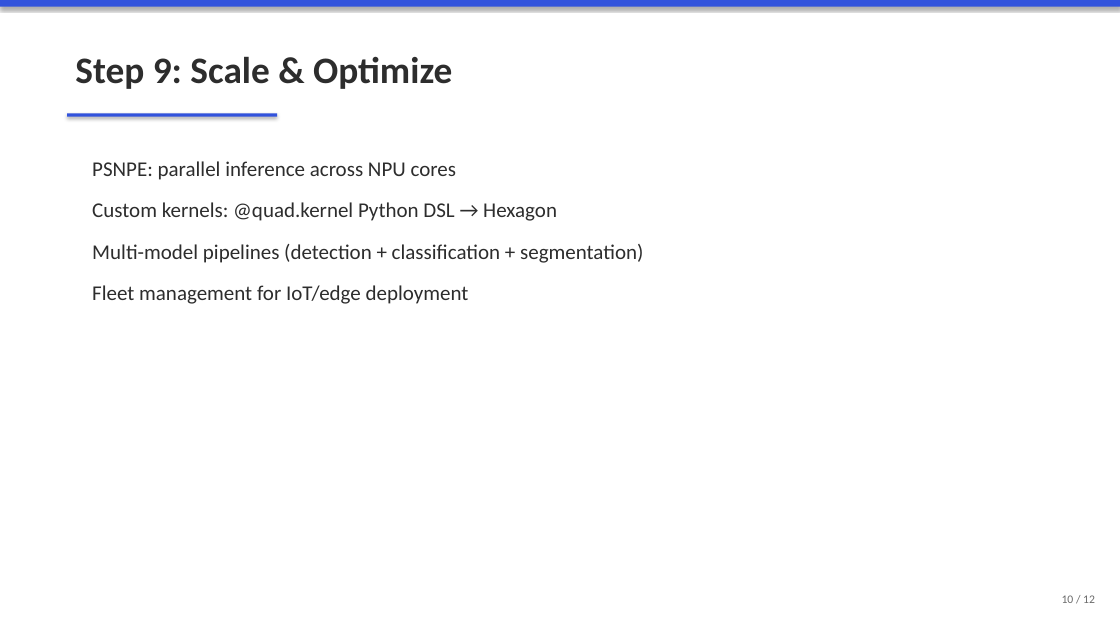
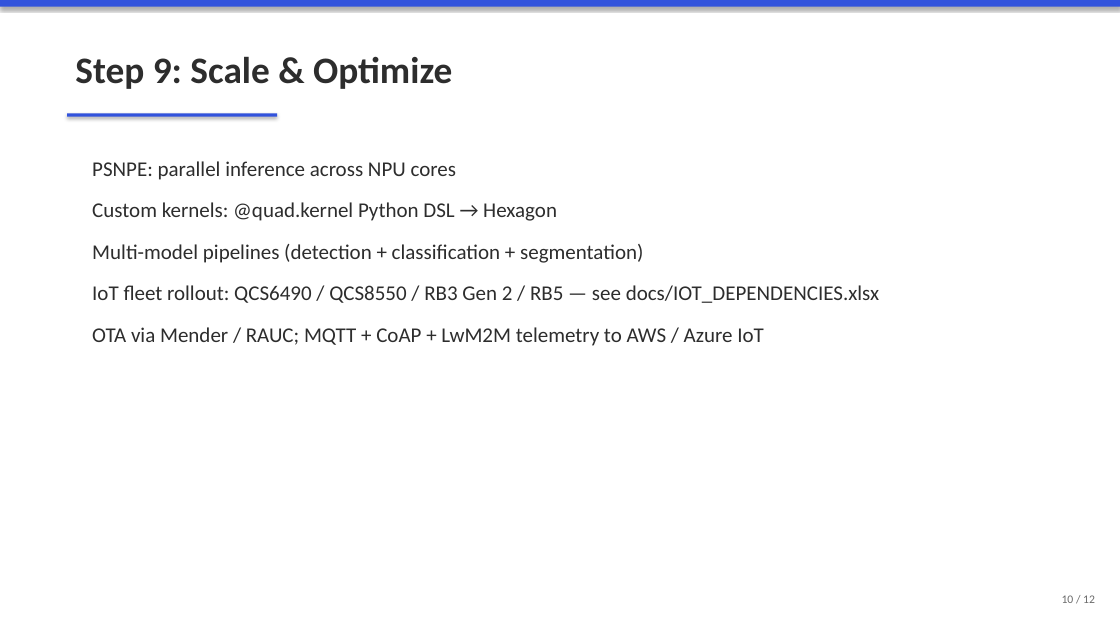
Before and after one commit to pkr465/QUAD, a slide deck: slide 10 of docs/QUAD_User_Journey.pptx. Drawn at 1120x630 pixels with LibreOffice and Linux fonts; fonts in the diff are those of the drawing. Boxes give left, top, right and bottom in pixels: in the first picture for what was removed or moved away, otherwise in the second. Text is boxed around its words. In the diff, an @@ line names an element or a change of style, - is before the commit and + after.

```diff
--- a/docs/QUAD_User_Journey.pptx
+++ b/docs/QUAD_User_Journey.pptx
@@ text at (92,285,879,346): text changed @@
-Fleet management for IoT/edge deployment
+IoT fleet rollout: QCS6490 / QCS8550 / RB3 Gen 2 / RB5 — see docs/IOT_DEPENDENCIES.xlsx
+OTA via Mender / RAUC; MQTT + CoAP + LwM2M telemetry to AWS / Azure IoT
```
Also in this commit, not shown: 4 other slides changed, 14 other files.
